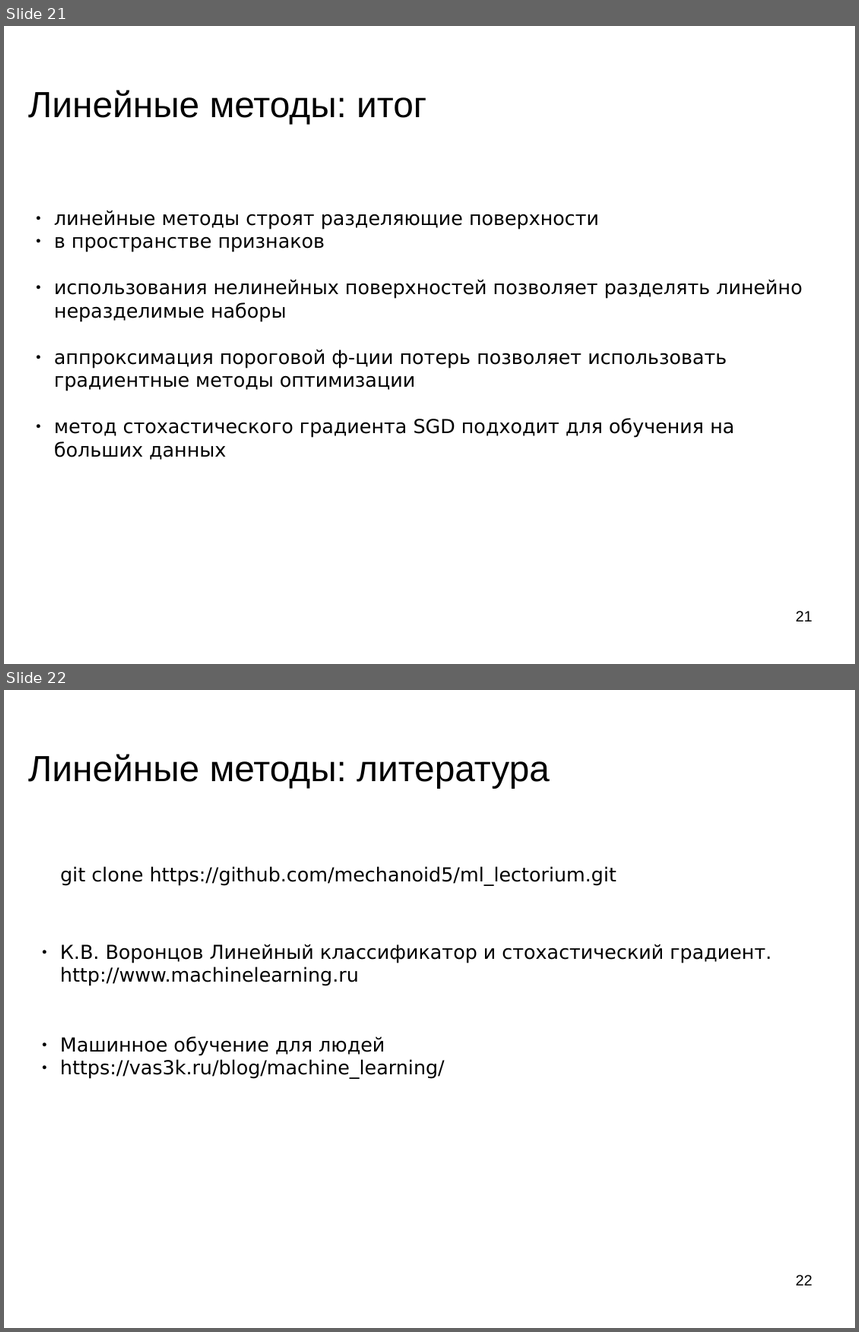
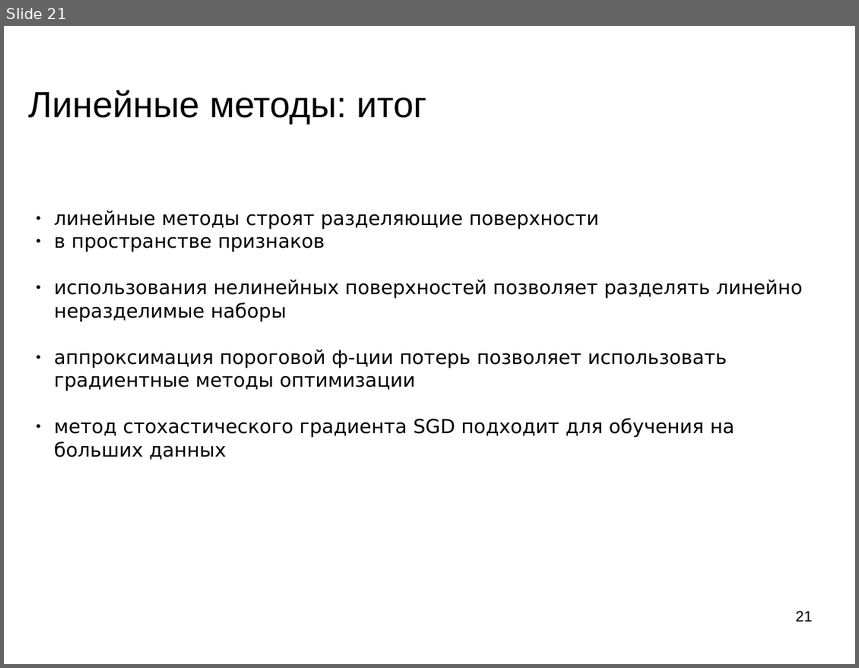
Before and after one commit to mechanoid5/ml_lectorium_2024_I, a slide deck: 12-linear.odp. Shown one above the other, each under a label of ours: slides 21 and 22 before the commit, slide 21 after it. The pictures are 859x1332 and 859x668 pixels, drawn with LibreOffice and Linux fonts; fonts in the diff are those of the drawing; background and template pictures are left out. Boxes give left, top, right and bottom in pixels: in the first picture for what was removed or moved away, otherwise in the second. Text is boxed around its words. In the diff, an @@ line names an element or a change of style, - is before the commit and + after.

```diff
--- a/12-linear.odp
+++ b/12-linear.odp
@@ slide 22 removed at <box>4,690,855,1328</box>, background picture (left out) @@
@@ title removed at <box>28,754,550,788</box> @@
-Линейные методы: литература
@@ text removed at <box>60,866,772,1079</box> @@
-git clone https://github.com/mechanoid5/ml_lectorium.git
-● К.В. Воронцов Линейный классификатор и стохастический градиент. http://www.machinelearning.ru
-● Машинное обучение для людей
-● https://vas3k.ru/blog/machine_learning/
@@ page number removed at <box>796,1275,813,1286</box> @@
-22
```
Also in this commit, not shown: 1 slide added, 7 other files.
